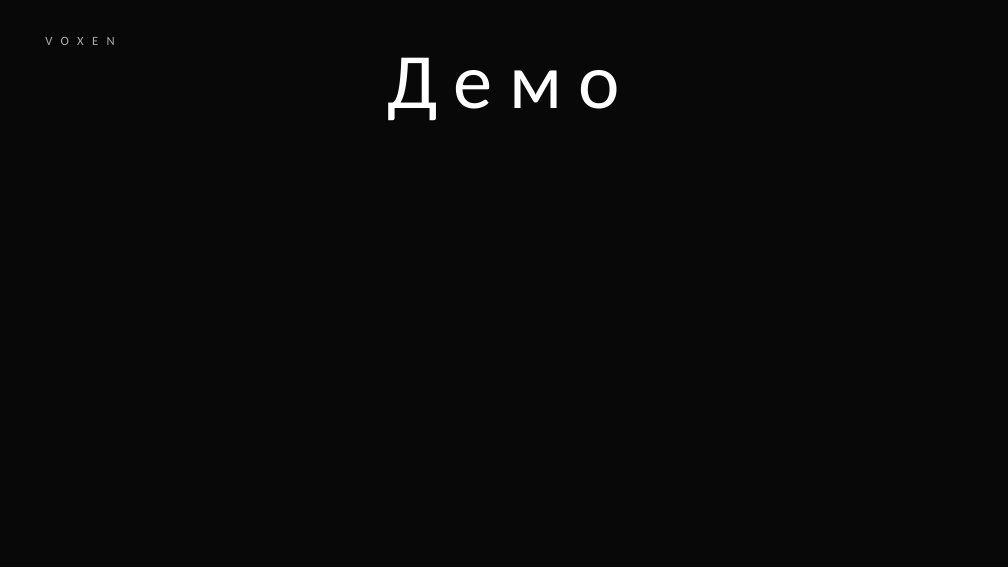
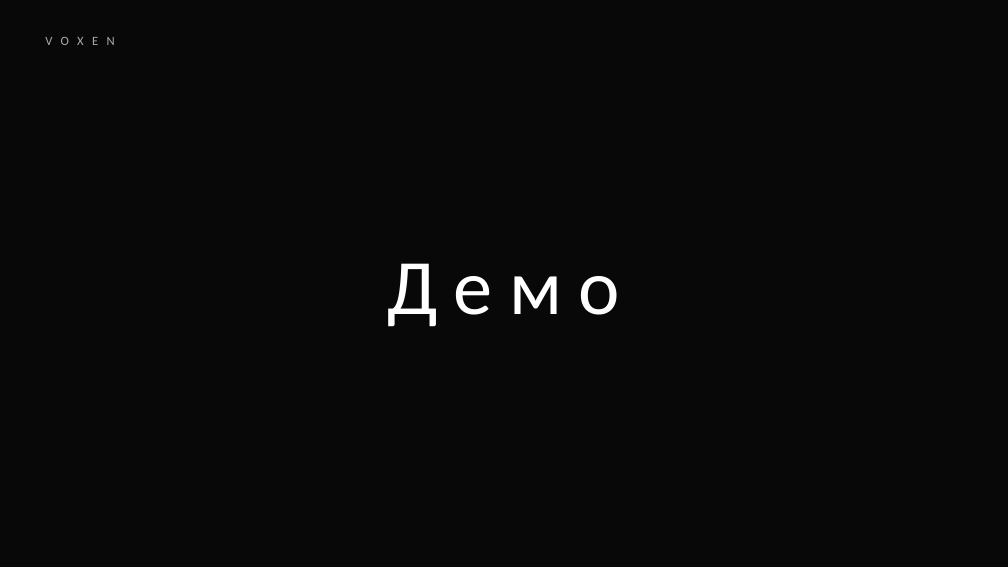
Before and after one commit to alekmiltenov/Voxen, a slide deck: slide 12 of Voxen.pptx (slide 10 before the commit). Drawn at 1008x567 pixels with LibreOffice and Linux fonts; fonts in the diff are those of the drawing. Boxes give left, top, right and bottom in pixels: in the first picture for what was removed or moved away, otherwise in the second. Text is boxed around its words. In the diff, an @@ line names an element or a change of style, - is before the commit and + after.

Commit message:
Update the presentation

```diff
--- a/Voxen.pptx
+++ b/Voxen.pptx
@@ text "Демо": place and size @@
-text "Демо" at [387, 57, 620, 121]
+text "Демо" at [387, 263, 620, 327]
```
Also in this commit, not shown: 1 slide removed.
